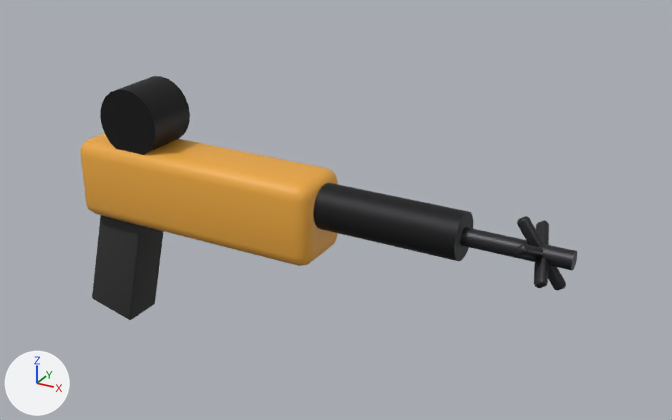
Before and after pictures for a commit that changed the FBX model SourceArt/Models/SM_Grapple.fbx.
One viewpoint serves both versions: a 50 mm camera at (0.435, -0.503, 0.26) aimed at (0.153, 0.009, 0.004). The lights are fixed; the arrows at lower left show +X, +Y and +Z. The older version comes first. Where no turn or scale is listed for an object, it has been applied to the vertices.

Names of what the first picture shows: 'SM_Grapple'.
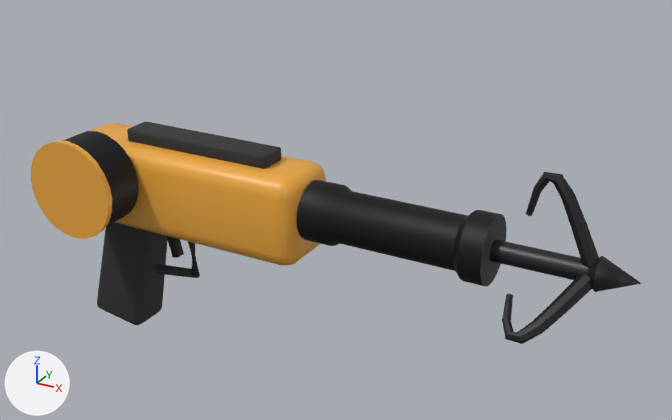
Pixel boxes [x1, y1, x2, y2] of what changed, in the pictures (672 x 420 px; the box of a moved part takes in the faces that stretch with it):
'SM_Grapple', reshaped (23% wider, 9% shorter): before [80, 76, 577, 320]; after [31, 122, 642, 344]
part 1 of me_sm_grapple_001, moved or reshaped: before [80, 133, 338, 266]; after [89, 123, 326, 266]
part 2 of me_sm_grapple_001, added (black): after [63, 131, 138, 226]
part 3 of me_sm_grapple_001, added (orange): after [31, 141, 112, 239]
part 4 of me_sm_grapple_001, rebuilt: before [92, 215, 164, 320]; after [97, 222, 168, 325]
part 5 of me_sm_grapple_001, added: after [127, 122, 281, 169]
part 6 of me_sm_grapple_001, added: after [166, 236, 184, 258]
part 7 of me_sm_grapple_001, added: after [526, 172, 599, 267]
part 8 of me_sm_grapple_001, added: after [502, 274, 592, 344]
part 9 of me_sm_grapple_001, added: after [490, 239, 642, 292]
part 10 of me_sm_grapple_001, added: after [155, 241, 200, 278]
part 11 of me_sm_grapple_001, deleted: before [517, 216, 566, 291]
part 12 of me_sm_grapple_001, deleted: before [534, 220, 549, 288]
part 13 of me_sm_grapple_001, deleted: before [516, 244, 543, 258]
part 14 of me_sm_grapple_001, deleted: before [460, 227, 577, 271]
part 15 of me_sm_grapple_001, reshaped: before [313, 183, 473, 261]; after [297, 180, 507, 286]
part 16 of me_sm_grapple_001, deleted (black): before [100, 76, 190, 155]

Diff of the bpy script that builds the scene:
```diff
--- a/SourceArt/Models/SM_Grapple.fbx.py
+++ b/SourceArt/Models/SM_Grapple.fbx.py
@@ mat_m_c_898469_0 @@
+mat_m_c_898469_0 = principled_material('M_C_898469_0')
+mat_m_c_898469_0.base_color = (0.9, 0.85, 0.7)  # pale yellow #f3edda
+mat_m_c_898469_0.roughness = 0.95
@@ me_sm_grapple_001 @@
 # used by ob_sm_grapple; location = (0.0, 0.0, 0.0)
-me_sm_grapple_001.from_pydata(...)  # 624 vertices, 568 faces; spans x -0.06..0.32, y -0.025..0.025, z -0.12..0.075
+me_sm_grapple_001.from_pydata(...)  # 922 vertices, 840 faces; spans x -0.06..0.36, y -0.064..0.05, z -0.124..0.063
+# me_sm_grapple_001 part 1: the loose piece of 96 vertices spanning x -0.05..0.15, y -0.025..0.025, z -0.03..0.03 is scaled about its middle by (0.989, 1.08, 1.06), then moved by (-0.01, 0.0, 0.0)
+# me_sm_grapple_001 part 2: a new loose piece, a 24-sided cylinder along y spanning x -0.054..0.014, y -0.06..-0.03, z -0.024..0.044, in mat_m_darksteel (black #272729)
+# me_sm_grapple_001 part 3: a new loose piece, a 24-sided cylinder along y spanning x -0.056..0.016, y -0.064..-0.06, z -0.026..0.046, in mat_m_c_843904_0 (orange #edaa3f)
+# me_sm_grapple_001 part 4: the loose piece of 96 vertices spanning x -0.06..0.0, y -0.016..0.016, z -0.12..-0.03 is rebuilt with 96 vertices and now spans x -0.056..0.004, y -0.017..0.017, z -0.124..-0.03
+# me_sm_grapple_001 part 5: a new loose piece of 96 vertices spanning x -0.01..0.11, y -0.011..0.011, z 0.032..0.042, in mat_m_blackpolymer (dark grey #303030)
+# me_sm_grapple_001 part 6: a new loose piece of 96 vertices spanning x 0.013..0.023, y -0.004..0.004, z -0.059..-0.037, in mat_m_darksteel (black #272729)
+# me_sm_grapple_001 part 7: a new loose piece of 56 vertices spanning x 0.288..0.335, y -0.006..0.005, z 0.009..0.063, in mat_m_steel (dark grey #3f3f42)
+# me_sm_grapple_001 part 8: a new loose piece of 56 vertices spanning x 0.288..0.335, y -0.05..-0.002, z -0.026..0.007, in mat_m_steel (dark grey #3f3f42)
+# me_sm_grapple_001 part 9: a new loose piece of 49 vertices spanning x 0.27..0.36, y -0.011..0.011, z -0.006..0.016, in mat_m_steel (dark grey #3f3f42)
+# me_sm_grapple_001 part 10: a new loose piece of 32 vertices spanning x -0.001..0.039, y -0.004..0.004, z -0.079..-0.028, in mat_m_blackpolymer (dark grey #303030)
+# me_sm_grapple_001 part 11: the loose piece of 96 vertices spanning x 0.283..0.317, y -0.003..0.003, z -0.012..0.032 is deleted
+# me_sm_grapple_001 part 12: the loose piece of 96 vertices spanning x 0.29..0.31, y -0.022..0.022, z -0.003..0.023 is deleted
+# me_sm_grapple_001 part 13: the loose piece of 96 vertices spanning x 0.29..0.31, y -0.022..0.022, z -0.003..0.023 is deleted
+# me_sm_grapple_001 part 14: the loose piece of 48 vertices spanning x 0.24..0.32, y -0.006..0.006, z 0.004..0.016 is deleted
+# me_sm_grapple_001 part 15: 46 vertices removed from x 0.15..0.25, y -0.016..0.016, z -0.006..0.026; 143 vertices added at x 0.14..0.27, y -0.023..0.023, z -0.018..0.028
+# me_sm_grapple_001 part 16: 48 vertices removed from x -0.025..0.025, y -0.02..0.02, z 0.025..0.075
+# other edits to the shape of me_sm_grapple_001 do not show in these pictures
 me_sm_grapple_001.materials.append(mat_m_c_843904_0)
@@ me_sm_grapple_001 @@
 me_sm_grapple_001.materials.append(mat_m_steel)
+me_sm_grapple_001.materials.append(mat_m_c_898469_0)  # pale yellow #f3edda
```
